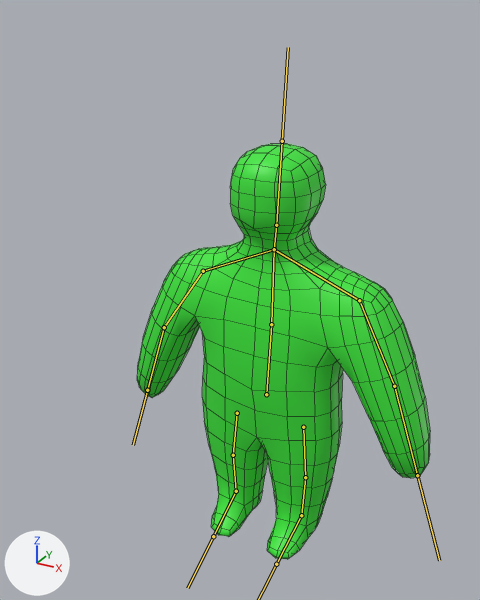
The FBX model GMTK2025/Assets/GMTK2025/Models/human.fbx, before and after one commit.
Both versions are drawn from a 50 mm camera at (1.11, -2.3, 2.31) aimed at (-0.1, -0.09, 1.21). The axes (+X, +Y, +Z) are drawn at lower left. The lights are the same throughout. The bones that bend it are drawn over the model as lines. Mesh edges are drawn as thin lines.
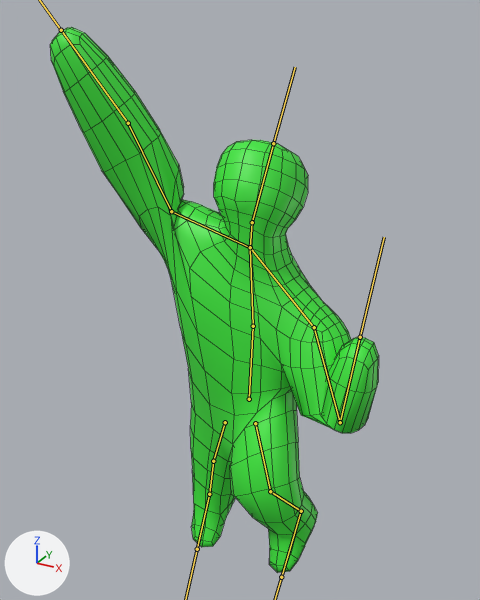
The newer file adds an action. The first version stands in its rest pose; the second is drawn at frame 1 of the action 'climbRight'.

What the commit changed:
Bone 'Pelvis' (bone_pelvis) moves from (0.0, 0.0, 0.0) to (-0.025, 0.029, 0.123).
Bone 'MiddleSpine' (bone_middlespine) turns from (0, 0, 0) to (0, -2, 4) degrees about its own x, y and z.
Bone 'Bone.002' (bone_bone_002) turns from (0, 0, 0) to (-3, 1, -28) degrees about its own x, y and z.
Bone 'LeftArm' (bone_leftarm) turns from (0, 0, 0) to (16, 6, 26) degrees about its own x, y and z.
Bone 'LeftElbow' (bone_leftelbow) turns from (0, 0, 0) to (12, 19, 154) degrees about its own x, y and z.
Bone 'Bone.008' (bone_bone_008) turns from (0, 0, 0) to (3, 11, -43) degrees about its own x, y and z.
Bone 'RightArm' (bone_rightarm) turns from (0, 0, 0) to (96, 80, 16) degrees about its own x, y and z.
Bone 'Head' (bone_head) turns from (0, 0, 0) to (-34, 4, -2) degrees about its own x, y and z.
Bone 'LeftHip' (bone_lefthip) moves from (0.0, 0.0, 0.0) to (0.246, -0.145, -0.101).
Bone 'LeftHip' (bone_lefthip) turns from (0, 0, 0) to (24, -2, -27) degrees about its own x, y and z.
Bone 'LeftKnee' (bone_leftknee) turns from (0, 0, 0) to (7, 17, 57) degrees about its own x, y and z.
Bone 'RightHip' (bone_righthip) moves from (0.0, 0.0, 0.0) to (0.004, 0.058, 0.053).
Bone 'RightHip' (bone_righthip) turns from (0, 0, 0) to (9, -1, -3) degrees about its own x, y and z.
Bone 'RightFoot' (bone_rightfoot) turns from (0, 0, 0) to (-22, 2, -13) degrees about its own x, y and z.

Boxes (x1, y1, x2, y2) around the edits, measured in the pictures (480 x 600 px):
'Cube', posed (12% wider, 31% taller)
    before: (137, 144, 430, 559)
    after: (50, 27, 379, 573)
bone 'Pelvis', root to tip
    before: (266, 394) to (271, 324)
    after: (249, 399) to (253, 326)
bone 'MiddleSpine', root to tip
    before: (271, 324) to (274, 249)
    after: (253, 326) to (250, 247)
bone 'Bone.002', root to tip
    before: (274, 249) to (359, 300)
    after: (250, 247) to (314, 327)
bone 'LeftArm', root to tip
    before: (359, 300) to (394, 386)
    after: (314, 327) to (340, 422)
bone 'LeftElbow', root to tip
    before: (394, 386) to (417, 475)
    after: (340, 422) to (360, 337)
bone 'Bone.008', root to tip
    before: (274, 249) to (203, 271)
    after: (250, 247) to (171, 211)
bone 'RightArm', root to tip
    before: (203, 271) to (164, 327)
    after: (171, 211) to (128, 123)
bone 'Head', root to tip
    before: (276, 225) to (282, 141)
    after: (252, 222) to (273, 143)
bone 'LeftHip', root to tip
    before: (303, 427) to (305, 477)
    after: (255, 423) to (270, 491)
bone 'LeftKnee', root to tip
    before: (305, 477) to (301, 515)
    after: (270, 491) to (301, 511)
bone 'RightHip', root to tip
    before: (237, 413) to (233, 455)
    after: (225, 422) to (213, 461)
bone 'RightFoot', root to tip
    before: (236, 491) to (213, 536)
    after: (209, 494) to (197, 549)
